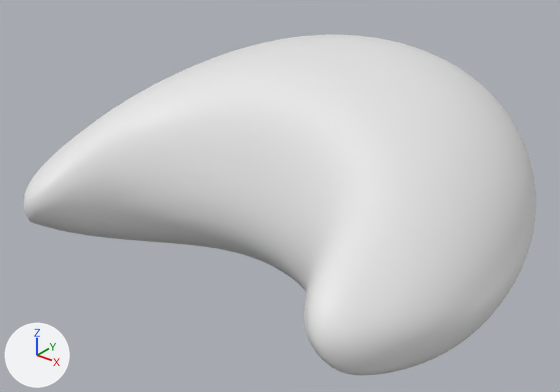
Before and after pictures for a commit that changed the FBX model Assets/Prefabs/player/player_model.fbx.
Rendered twice from a 50 mm camera at (2.11, -2.95, 1.71) aimed at (-0.08, -0.21, 0.01). Arrows for +X, +Y and +Z are at lower left; the lights stay in place. Mesh edges are drawn as thin lines on the coarser meshes. Where no turn or scale is listed for an object, it has been applied to the vertices.
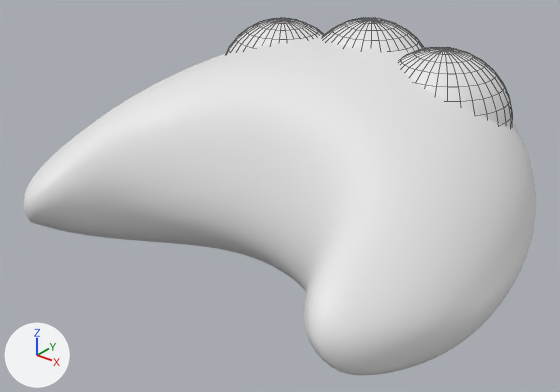
The newer file is also turned or shifted as a whole; pictures and numbers use the older file's frame.

What the commit changed:
Mesh me_sphere_008 is new.
It is a UV sphere (32 segments, 16 rings, poles along z) spanning x -0.35..0.35, y -0.35..0.35, z -0.35..0.35.
Mesh me_sphere_007 is new.
It is a UV sphere (32 segments, 16 rings, poles along z) spanning x -0.35..0.35, y -0.35..0.35, z -0.35..0.35.
Mesh me_sphere_005 is new.
It is a UV sphere (32 segments, 16 rings, poles along z) spanning x -0.349..0.349, y -0.349..0.349, z -0.349..0.349.
Object 'AmmoRight' (ob_ammoright) is new; it shows me_sphere_008.
Its location is (-0.468, 0.299, 0.4).
Object 'AmmoLeft' (ob_ammoleft) is new; it shows me_sphere_007.
Its location is (0.492, 0.299, 0.4).
Object 'AmmoMiddle' (ob_ammomiddle) is new; it shows me_sphere_005.
Its location is (0.012, 0.419, 0.45).

Location of each change, (x1, y1, x2, y2) in pixels of the pictures (560 x 392 px):
'AmmoLeft', added
    after: (400, 47, 512, 126)
'AmmoMiddle', added
    after: (323, 18, 425, 51)
'AmmoRight', added
    after: (226, 18, 324, 53)
